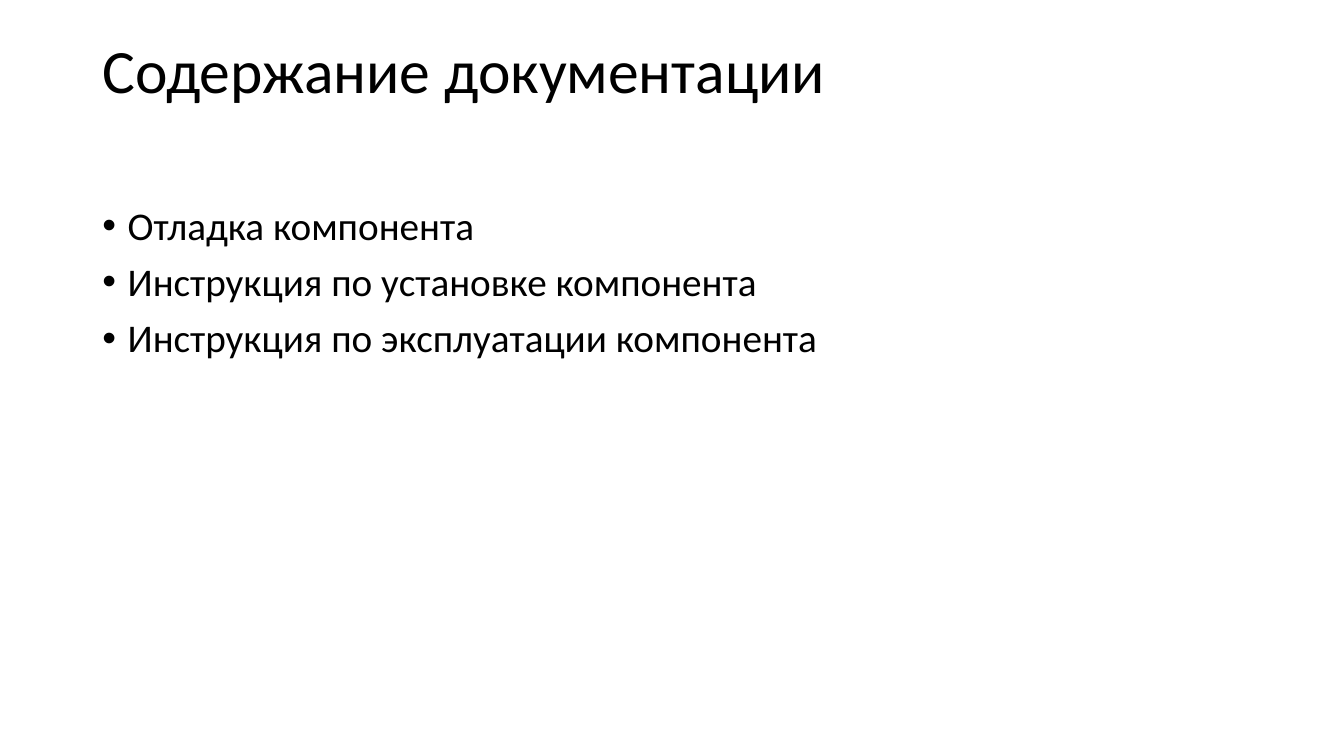
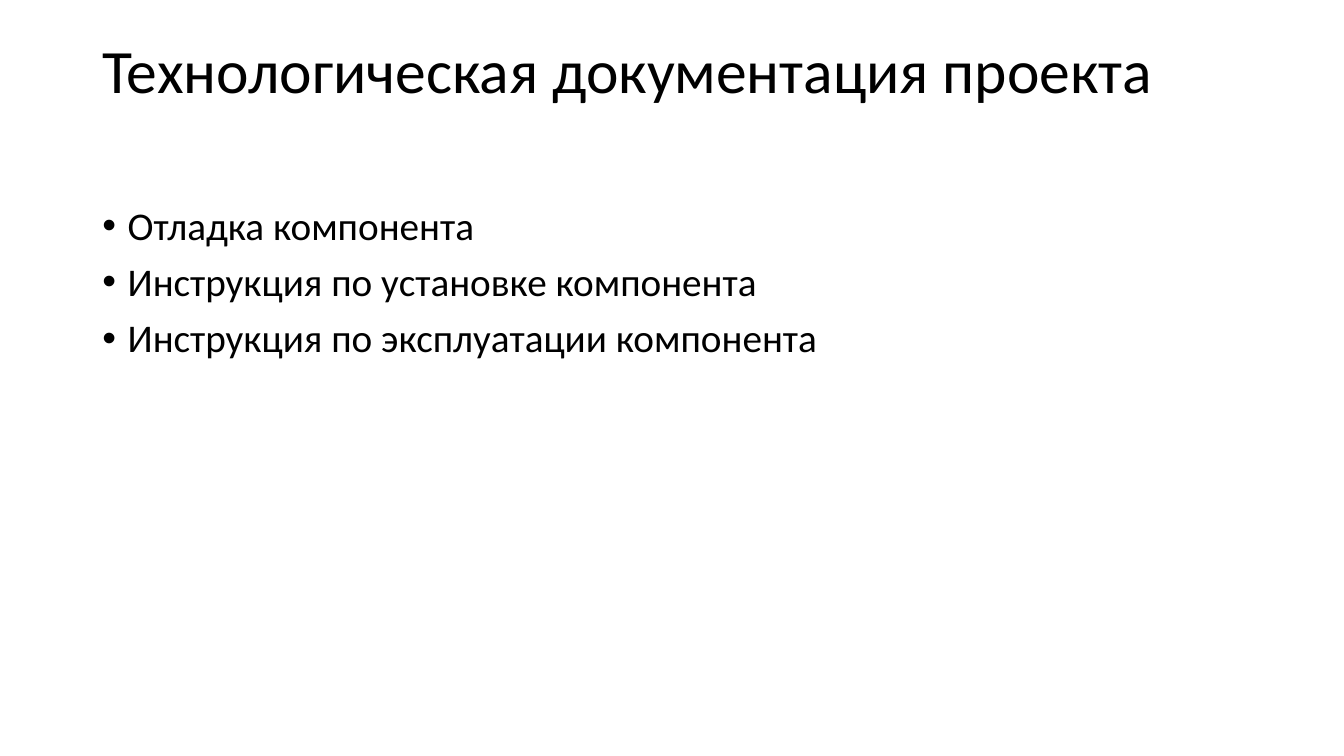
Before and after one commit to CreeptonIsReal/CourseProject, a slide deck: slide 11 of Pakhomov_CourseProject/Выступление/Презентация к курсовому проекту.pptx. Drawn at 1344x756 pixels with LibreOffice and Linux fonts; fonts in the diff are those of the drawing. Boxes give left, top, right and bottom in pixels: in the first picture for what was removed or moved away, otherwise in the second. Text is boxed around its words. In the diff, an @@ line names an element or a change of style, - is before the commit and + after.

```diff
--- a/Pakhomov_CourseProject/Выступление/Презентация к курсовому проекту.pptx
+++ b/Pakhomov_CourseProject/Выступление/Презентация к курсовому проекту.pptx
@@ title at (102, 53, 1152, 103): text changed @@
-Содержание документации
+Технологическая документация проекта
```
Also in this commit, not shown: 16 other files.
